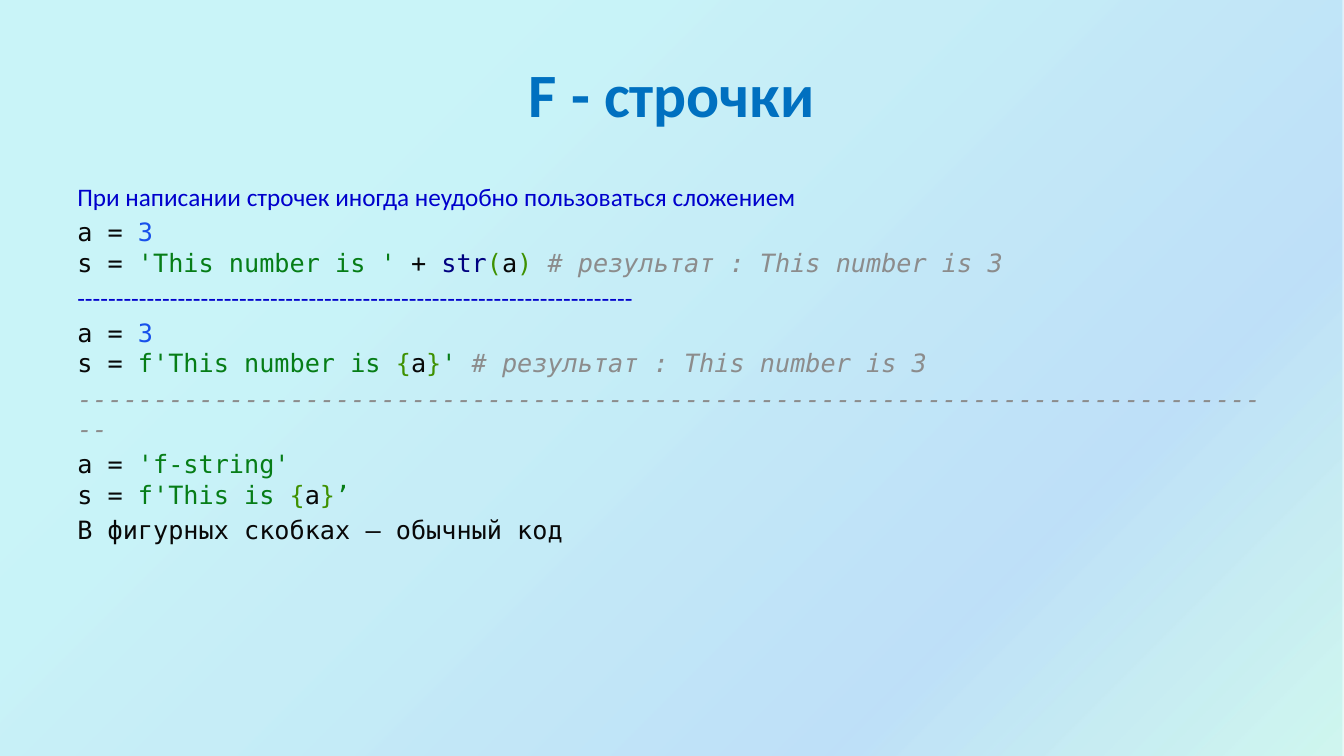
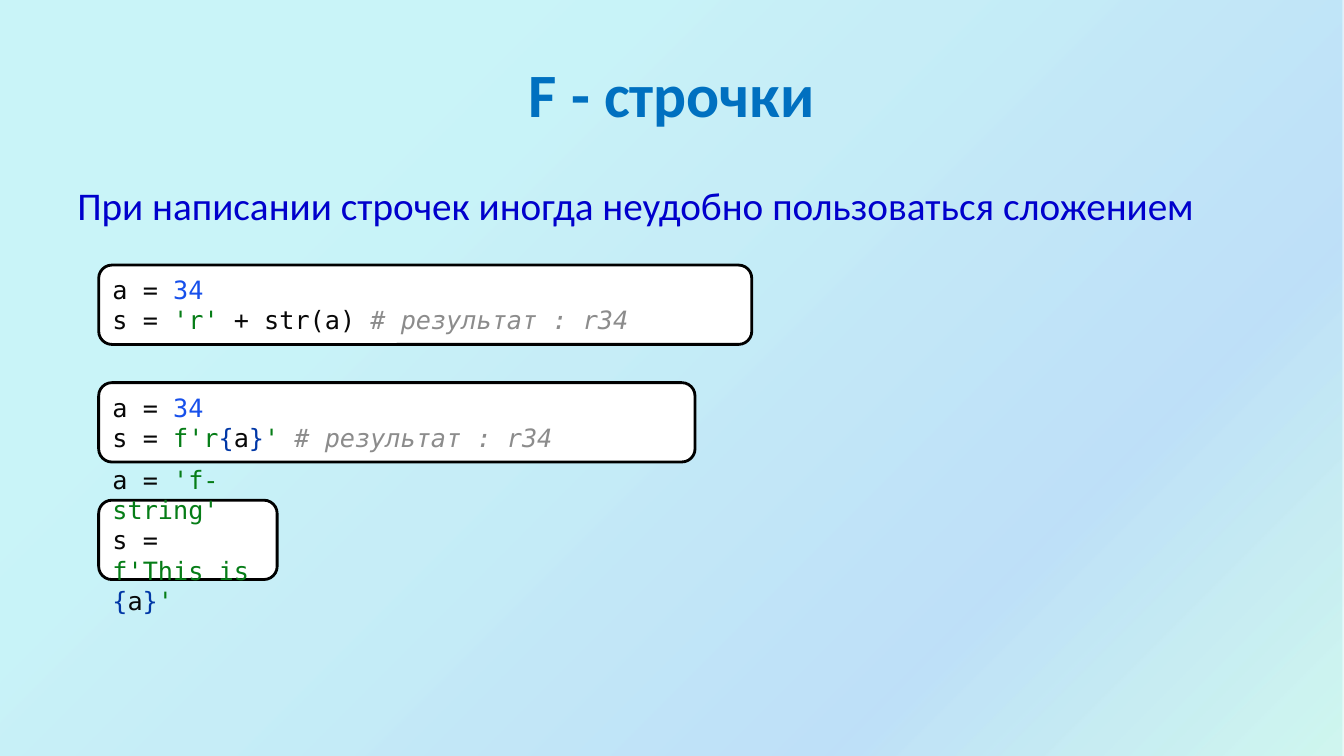
Before and after one commit to divorcehehehe/python, a slide deck: slide 11 of lesson01/Introduction.pptx. Drawn at 1344x756 pixels with LibreOffice and Linux fonts; fonts in the diff are those of the drawing; background and template pictures are left out. Boxes give left, top, right and bottom in pixels: in the first picture for what was removed or moved away, otherwise in the second. Text is boxed around its words. In the diff, an @@ line names an element or a change of style, - is before the commit and + after.

```diff
--- a/lesson01/Introduction.pptx
+++ b/lesson01/Introduction.pptx
@@ text "При написании строчек иногда неудобно ..." at [77,193,1194,227]: size 18 to 28 pt; more space between paragraphs @@
@@ text at [77,222,1003,545]: paragraphs removed @@
-a = 3
-s = 'This number is ' + str(a) # результат : This number is 3
-------------------------------------------------------------------------
-a = 3
-s = f'This number is {a}' # результат : This number is 3
---------------------------------------------------------------------------------
-a = 'f-string'
-s = f'This is {a}’
-В фигурных скобках – обычный код
@@ rounded rectangle added at [99,265,752,345], fill #FFFFFF, outline #000000 2 pt, 18 pt, text #8C8C8C @@
+a = 34
+s = 'r' + str(a) # результат : r34
@@ rounded rectangle added at [99,383,696,463], fill #FFFFFF, outline #000000 2 pt, 18 pt, text #8C8C8C, italic @@
+a = 34
+s = f'r{a}' # результат : r34
@@ rounded rectangle added at [99,500,277,580], fill #FFFFFF, outline #000000 2 pt, 18 pt, text #067D17 @@
+a = 'f-string'
+s = f'This is {a}'
```
Also in this commit, not shown: 14 other slides changed, 1 slide added, 39 slides removed.
